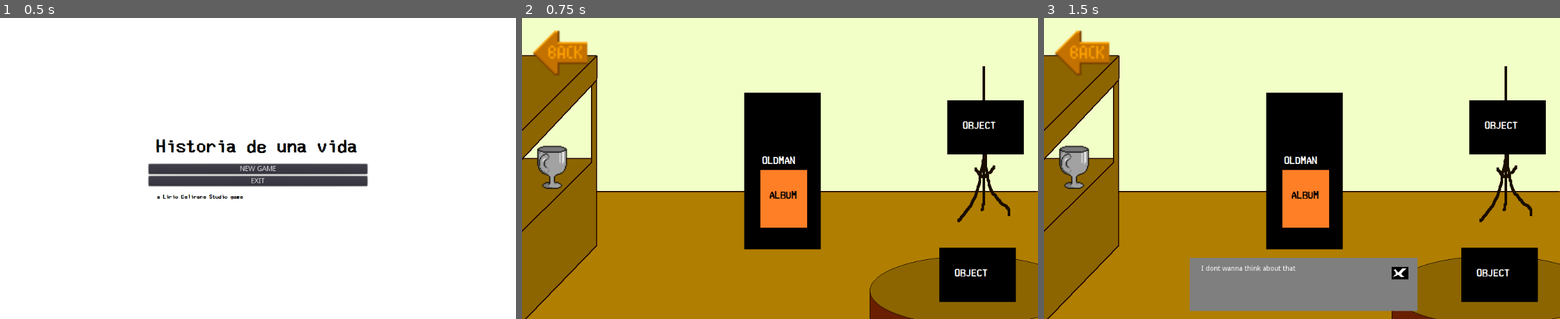
Above: before the commit, frames 1-3 (left to right).
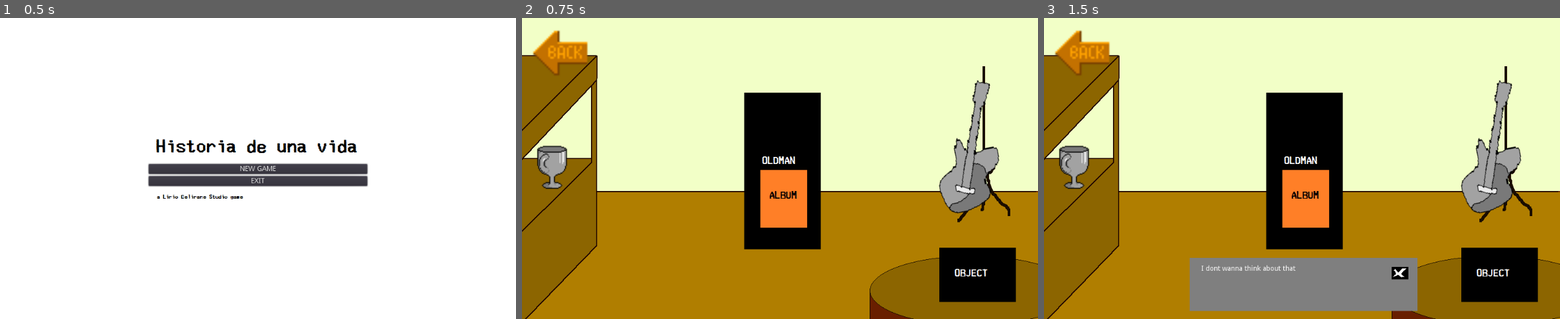
Above: after the commit, the same moments.

Repository: Alkhioz/historiaDeUnaVida
Game: Godot game, scene res://scenes/mainMenu/MainMenu.tscn
Two runs of this game, one before a commit and one after it. Both use one fixed random seed, a clock stepped at 60 frames per second and the inputs below.
Inputs (mouse positions are in pixels of both pictures, inside the frame that each line leads up to):
- Up to frame 1 (0.5 s): no input
- Up to frame 2 (0.75 s): click "NEW GAME" at 0.5 s
- Up to frame 3 (1.5 s): click (1074, 168) at 1.25 s

Frame 1 is identical in both runs. In frame 2, 4.4% of the frame differs, in the area x 80-98%, y 20-65%; in frame 3, 4.4%.

Commit message:
added phothos to ends

Diff:
--- a/global.gd
+++ b/global.gd
@@ -21,6 +21,8 @@
 
 var destroyNote
 
+var controlSegundo = 5
+
 # Declare member variables here. Examples:
 # var a = 2
 # var b = "text"
--- a/scenes/childMiniGame/ChildMiniGame.gd
+++ b/scenes/childMiniGame/ChildMiniGame.gd
@@ -5,7 +5,7 @@
 # var a = 2
 # var b = "text"
 var rng = RandomNumberGenerator.new()
-var noteLimit = 30
+var noteLimit = global.controlSegundo
 
 # Called when the node enters the scene tree for the first time.
 func _ready():
--- a/scenes/endings/good/goodEnding.gd
+++ b/scenes/endings/good/goodEnding.gd
@@ -25,4 +25,4 @@
 
 func _on_Button_pressed():
 	pass # Replace with function body.
-	get_tree().change_scene("res://scenes/mainMenu/MainMenu.tscn")
+	get_tree().quit()
--- a/scenes/endings/good/goodEnding.tscn
+++ b/scenes/endings/good/goodEnding.tscn
@@ -10,7 +10,7 @@
 margin_top = 165.861
 margin_right = 515.009
 margin_bottom = 215.861
-text = "GO BACK TO MAIN MENU"
+text = "CLICK TO FINISH GAME"
 __meta__ = {
 "_edit_use_anchors_": false
 }
--- a/scenes/oldManRoom/OldManRoom.gd
+++ b/scenes/oldManRoom/OldManRoom.gd
@@ -21,8 +21,8 @@
 	if global.youth > 0:
 		get_node("Album/Adult").disabled = false
 		if global.youth == 2:
-#			get_node("Object1").texture_hover = load("res://assets/images/oldManRoom/mainroom/trophy/GameTrophyColor2.png")
-#			get_node("Object1").texture_normal = load("res://assets/images/oldManRoom/mainroom/trophy/GameTrophyColor1.png")
+			get_node("Object3").texture_hover = load("res://assets/images/oldManRoom/mainroom/bass/bassColor2.png")
+			get_node("Object3").texture_normal = load("res://assets/images/oldManRoom/mainroom/bass/bassColor1.png")
 			get_node("Album/Youth").texture_normal = load("res://assets/images/oldManRoom/album/youth/GamePolaroidSuccessT.png")
 		else:
 			get_node("Album/Youth").texture_normal = load("res://assets/images/oldManRoom/album/GamePolaroidRota.png")
@@ -30,12 +30,23 @@
 	if global.adult > 0:
 		get_node("Album/Old").disabled = false
 		if global.adult == 2:
-#			get_node("Object1").texture_hover = load("res://assets/images/oldManRoom/mainroom/trophy/GameTrophyColor2.png")
-#			get_node("Object1").texture_normal = load("res://assets/images/oldManRoom/mainroom/trophy/GameTrophyColor1.png")
+#			get_node("Object2").texture_hover = load("res://assets/images/oldManRoom/mainroom/trophy/GameTrophyColor2.png")
+#			get_node("Object2").texture_normal = load("res://assets/images/oldManRoom/mainroom/trophy/GameTrophyColor1.png")
 			get_node("Album/Adult").texture_normal = load("res://assets/images/oldManRoom/album/adult/GamePolaroidSuccessA.png")
 		else:
 			get_node("Album/Adult").texture_normal = load("res://assets/images/oldManRoom/album/GamePolaroidRota.png")
 		get_node("Album/Adult").disabled = true
+	if global.child > 0 and global.youth > 0  and global.adult > 0:
+		var resultado = global.child + global.youth + global.adult
+		if resultado > 4:
+			get_node("Album/Old").texture_normal = load("res://assets/images/oldManRoom/album/old/GamePolaroidGood.png")
+			get_node("Album/Old").texture_hover = load("res://assets/images/oldManRoom/album/old/GamePolaroidGoodHover.png")
+		elif resultado == 4:
+			get_node("Album/Old").texture_normal = load("res://assets/images/oldManRoom/album/old/GamePolaroidMeh.png")
+			get_node("Album/Old").texture_hover = load("res://assets/images/oldManRoom/album/old/GamePolaroidMehHover.png")
+		else:
+			get_node("Album/Old").texture_normal = load("res://assets/images/oldManRoom/album/old/GamePolaroidBad.png")
+			get_node("Album/Old").texture_hover = load("res://assets/images/oldManRoom/album/old/GamePolaroidBadHover.png")
 
 
 # Called every frame. 'delta' is the elapsed time since the previous frame.
@@ -73,7 +84,7 @@
 func _on_Object1_pressed():
 	pass # Replace with function body.
 	if global.child == 2:
-		get_node("TextExplanation/TextForExplanation").text = "This is my spelling trophy"
+		get_node("TextExplanation/TextForExplanation").text = "This is my singing trophy"
 	get_node("TextExplanation").visible = true
 
 
@@ -85,7 +96,7 @@
 func _on_Object3_pressed():
 	pass # Replace with function body.
 	if global.youth == 2:
-		get_node("TextExplanation/TextForExplanation").text = "This is my old guitar"
+		get_node("TextExplanation/TextForExplanation").text = "This is my old bass"
 	get_node("TextExplanation").visible = true
 
 
--- a/scenes/oldManRoom/OldManRoom.tscn
+++ b/scenes/oldManRoom/OldManRoom.tscn
@@ -19,6 +19,10 @@
 [ext_resource path="res://assets/images/oldManRoom/album/child/GamePolaroidCh.png" type="Texture" id=17]
 [ext_resource path="res://assets/images/oldManRoom/album/youth/GamePolaroidHoverT.png" type="Texture" id=18]
 [ext_resource path="res://assets/images/oldManRoom/album/adult/GamePolaroidHoverA.png" type="Texture" id=19]
+[ext_resource path="res://assets/images/oldManRoom/mainroom/bass/bassGray1.png" type="Texture" id=20]
+[ext_resource path="res://assets/images/oldManRoom/mainroom/bass/bassGray2.png" type="Texture" id=21]
+[ext_resource path="res://assets/images/oldManRoom/album/old/GamePolaroidBad.png" type="Texture" id=22]
+[ext_resource path="res://assets/images/oldManRoom/album/old/GamePolaroidBadHover.png" type="Texture" id=23]
 
 [node name="Node2D" type="Node2D"]
 script = ExtResource( 5 )
@@ -75,11 +79,17 @@
 }
 
 [node name="Object3" type="TextureButton" parent="."]
-margin_left = 844.321
-margin_top = 164.464
-margin_right = 996.321
-margin_bottom = 272.464
-texture_normal = ExtResource( 3 )
+margin_left = 775.024
+margin_top = 122.038
+margin_right = 927.024
+margin_bottom = 293.038
+rect_rotation = -10.8636
+rect_scale = Vector2( 1.30258, 1.50068 )
+texture_normal = ExtResource( 20 )
+texture_hover = ExtResource( 21 )
+__meta__ = {
+"_edit_use_anchors_": false
+}
 
 [node name="BackArrow" type="TextureButton" parent="."]
 margin_left = 19.0
@@ -159,7 +169,8 @@
 margin_right = 608.791
 margin_bottom = 434.315
 disabled = true
-texture_normal = ExtResource( 17 )
+texture_normal = ExtResource( 22 )
+texture_hover = ExtResource( 23 )
 expand = true
 
 [node name="TextExplanation" type="Popup" parent="."]
--- a/scenes/youthMiniGame/youthMiniGame.gd
+++ b/scenes/youthMiniGame/youthMiniGame.gd
@@ -4,7 +4,7 @@
 # Declare member variables here. Examples:
 # var a = 2
 # var b = "text"
-var noteLimit = 30
+var noteLimit = global.controlSegundo
 
 const MusicNote = preload("res://scenes/youthMiniGame/MusicNote.tscn")
 var rng = RandomNumberGenerator.new()
Binary file added: assets/images/oldManRoom/album/old/GamePolaroidBad.png
Not shown, added: assets/images/oldManRoom/album/old/GamePolaroidBad.png.import
Binary file added: assets/images/oldManRoom/album/old/GamePolaroidBadHover.png
Not shown, added: assets/images/oldManRoom/album/old/GamePolaroidBadHover.png.import
Binary file added: assets/images/oldManRoom/album/old/GamePolaroidGood.png
Not shown, added: assets/images/oldManRoom/album/old/GamePolaroidGood.png.import
Binary file added: assets/images/oldManRoom/album/old/GamePolaroidGoodHover.png
Not shown, added: assets/images/oldManRoom/album/old/GamePolaroidGoodHover.png.import
Binary file added: assets/images/oldManRoom/album/old/GamePolaroidMeh.png
Not shown, added: assets/images/oldManRoom/album/old/GamePolaroidMeh.png.import
Binary file added: assets/images/oldManRoom/album/old/GamePolaroidMehHover.png
Not shown, added: assets/images/oldManRoom/album/old/GamePolaroidMehHover.png.import
(and 9 more such lines)
